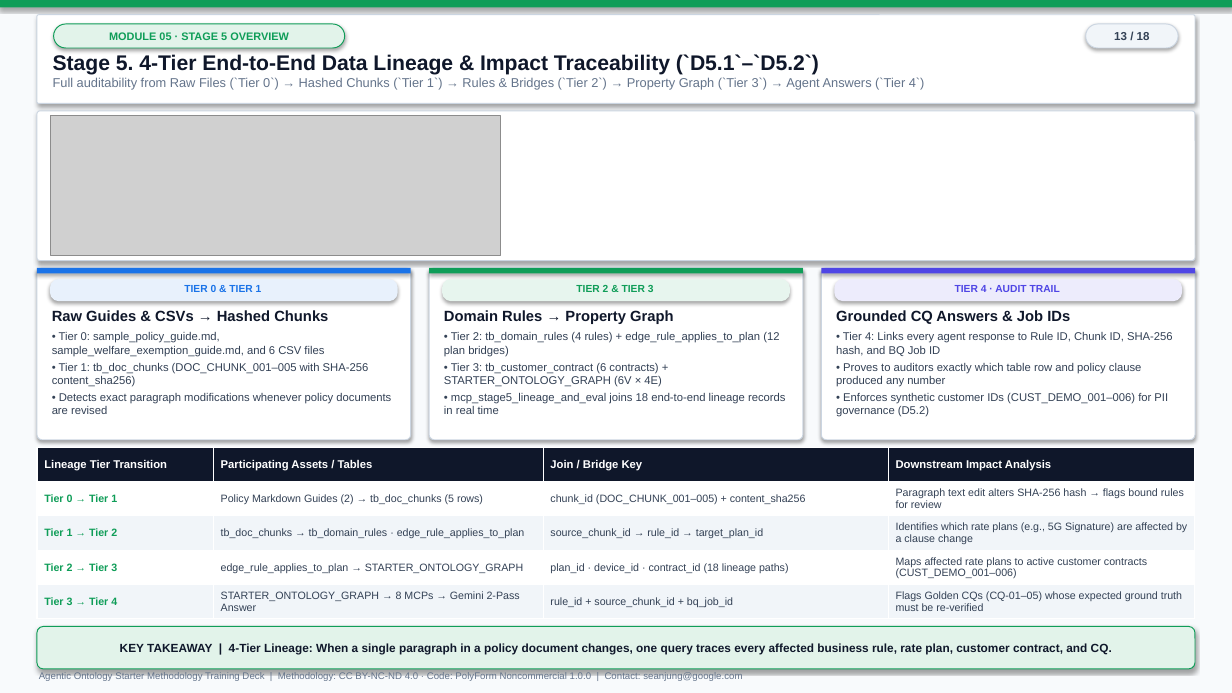
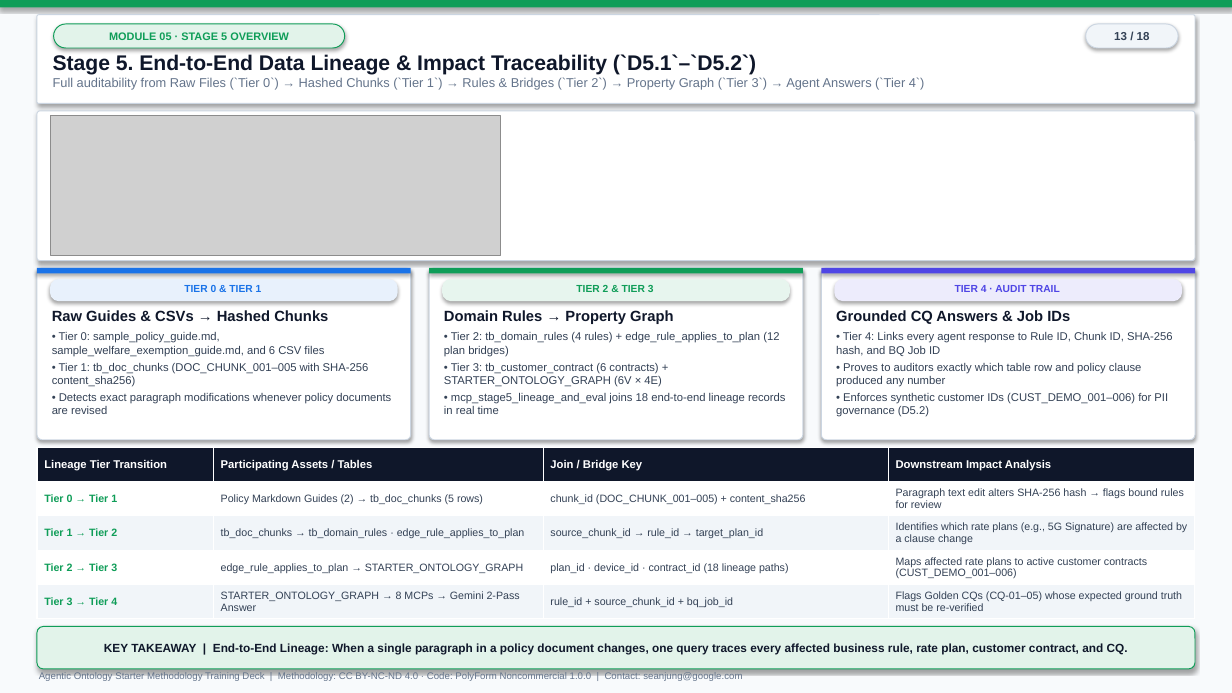
Before and after one commit to seanjungG/agentic-ontology-starter, a slide deck: slide 13 of slides/agentic_ontology_methodology_training_en.pptx. Drawn at 1232x693 pixels with LibreOffice and Linux fonts; fonts in the diff are those of the drawing; grey boxes stand for pictures. Boxes give left, top, right and bottom in pixels: in the first picture for what was removed or moved away, otherwise in the second. Text is boxed around its words. In the diff, an @@ line names an element or a change of style, - is before the commit and + after.

```diff
--- a/slides/agentic_ontology_methodology_training_en.pptx
+++ b/slides/agentic_ontology_methodology_training_en.pptx
@@ text at (53, 54, 756, 75): text changed @@
-Stage 5. 4-Tier End-to-End Data Lineage & Impact Traceability (`D5.1`–`D5.2`)
+Stage 5. End-to-End Data Lineage & Impact Traceability (`D5.1`–`D5.2`)
@@ text in rounded rectangle at (104, 643, 1128, 655): text changed @@
-KEY TAKEAWAY | 4-Tier Lineage: When a single paragraph in a policy document changes, one query traces every affected business rule, rate plan, customer contract, and CQ.
+KEY TAKEAWAY | End-to-End Lineage: When a single paragraph in a policy document changes, one query traces every affected business rule, rate plan, customer contract, and CQ.
```
Also in this commit, not shown: 5 other slides changed, 48 other files.
